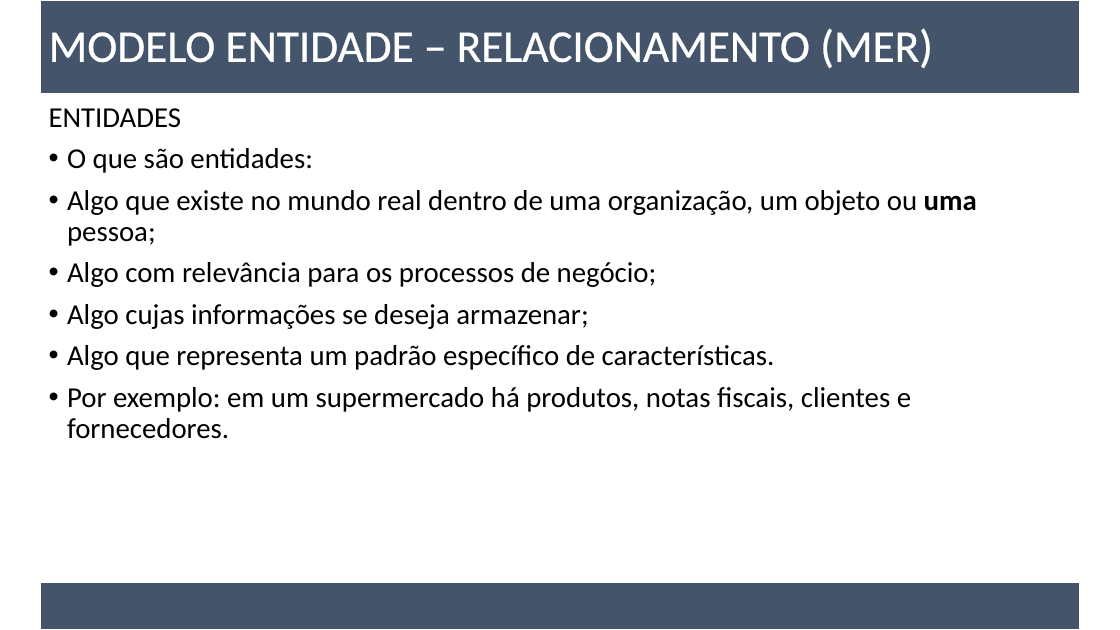
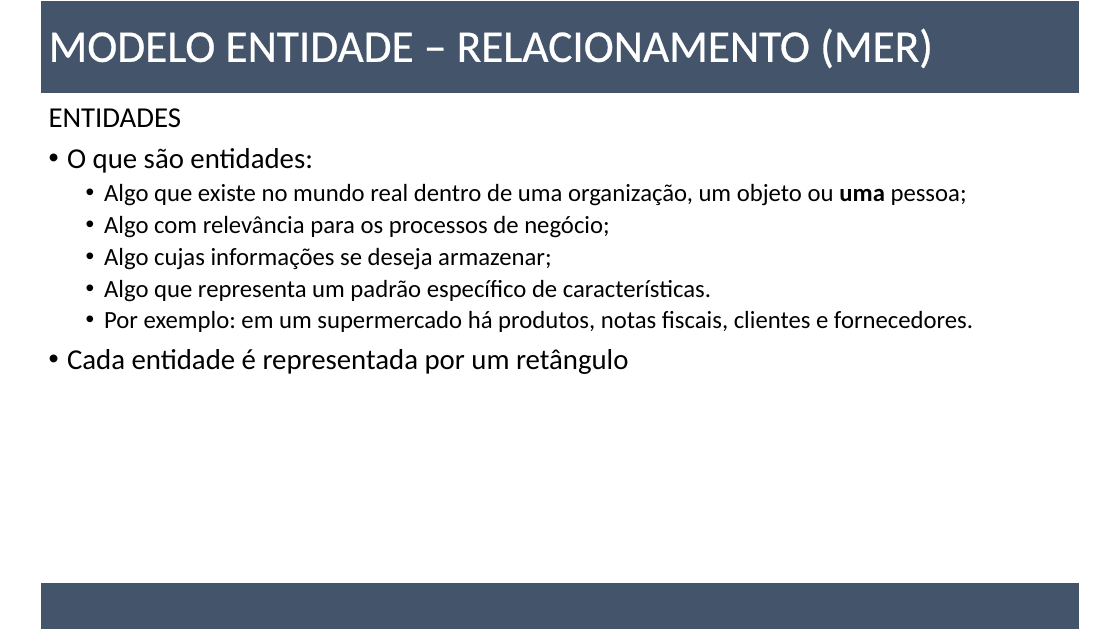
Before and after one commit to AdharaFantini/aulas_php_mysql, a slide deck: slide 32 of BancoDeDados/BancoDados UFPR.pptx. Drawn at 1120x630 pixels with LibreOffice and Linux fonts; fonts in the diff are those of the drawing. Boxes give left, top, right and bottom in pixels: in the first picture for what was removed or moved away, otherwise in the second. Text is boxed around its words. In the diff, an @@ line names an element or a change of style, - is before the commit and + after.

```diff
--- a/BancoDeDados/BancoDados UFPR.pptx
+++ b/BancoDeDados/BancoDados UFPR.pptx
@@ text at box(104, 184, 973, 332): size 28 to 24 pt in "Algo que existe no mundo real dentro ...", "Algo com relevância para os processos de ...", "Algo cujas informações se deseja armazenar;", "Algo que representa um padrão específico de ..." and 1 more places; list level 1 to 2 in "Algo que existe no mundo ..."; list level 1 to 2 in "Algo com relevância para os ..."; list level 1 to 2 in "Algo cujas informações se deseja ..."; list level 1 to 2 in "Algo que representa um padrão ..."; list level 1 to 2 in "Por exemplo: em um supermercado ..." @@
@@ text at box(67, 349, 628, 374): paragraph added @@
+• Cada entidade é representada por um retângulo
```
Also in this commit, not shown: 2 other slides changed, 8 slides added, 16 slides removed.
